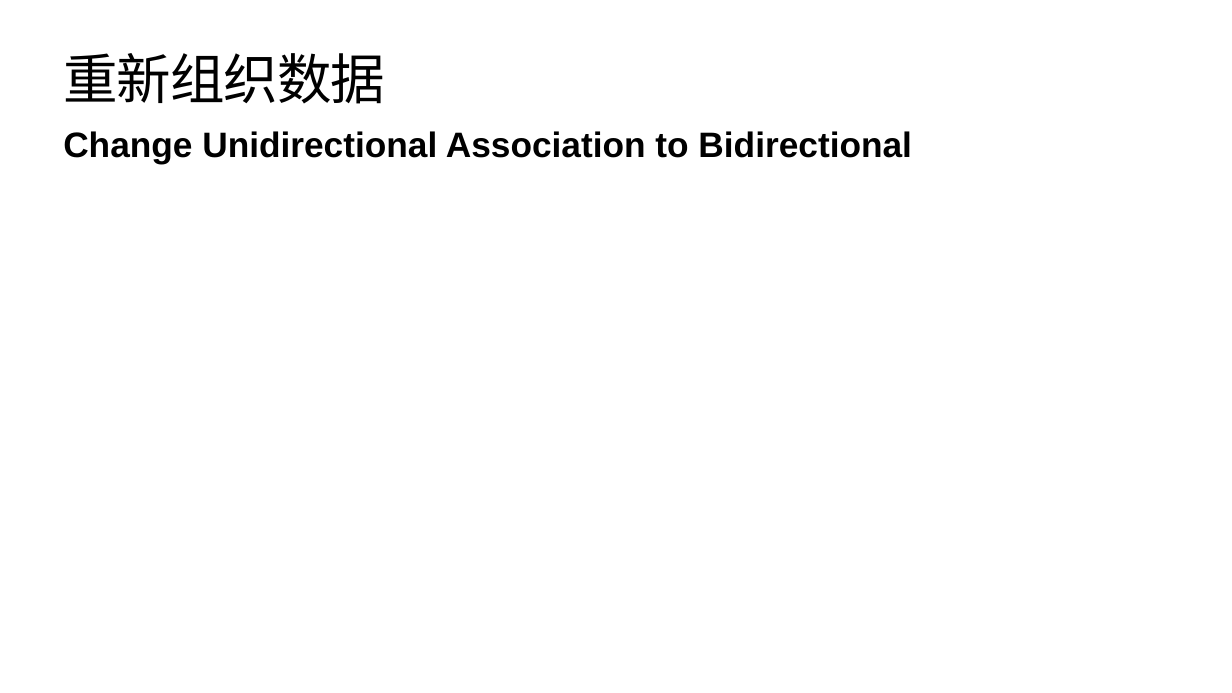
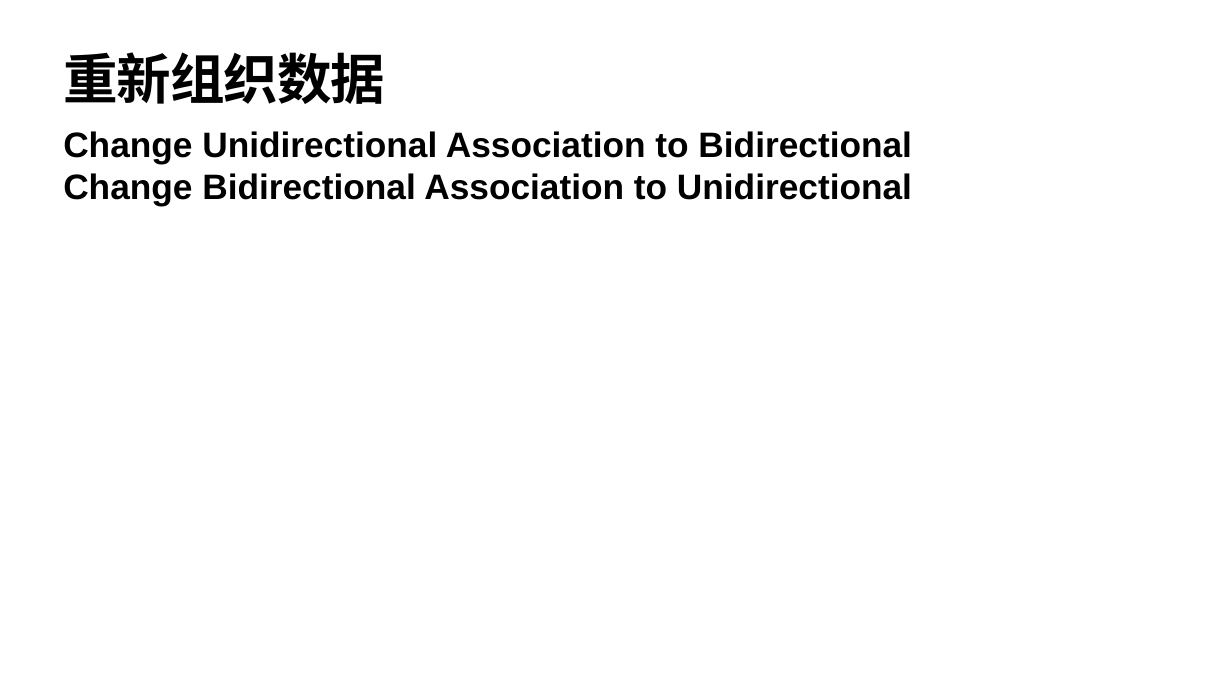
Before and after one commit to YingVickyCao/YingVickyCao.github.io, a slide deck: slide 26 of books/Refactoring/session/Refactoring_2.pptx (slide 28 before the commit). Drawn at 1232x693 pixels with LibreOffice and Linux fonts; fonts in the diff are those of the drawing. Boxes give left, top, right and bottom in pixels: in the first picture for what was removed or moved away, otherwise in the second. Text is boxed around its words. In the diff, an @@ line names an element or a change of style, - is before the commit and + after.

```diff
--- a/books/Refactoring/session/Refactoring_2.pptx
+++ b/books/Refactoring/session/Refactoring_2.pptx
@@ title "重新组织数据" at [64,52,386,104]: bold on @@
@@ text at [63,173,912,206]: paragraph added @@
+Change Bidirectional Association to Unidirectional
```
Also in this commit, not shown: 54 other slides changed, 1 slide added, 14 slides removed, 2 other files.
